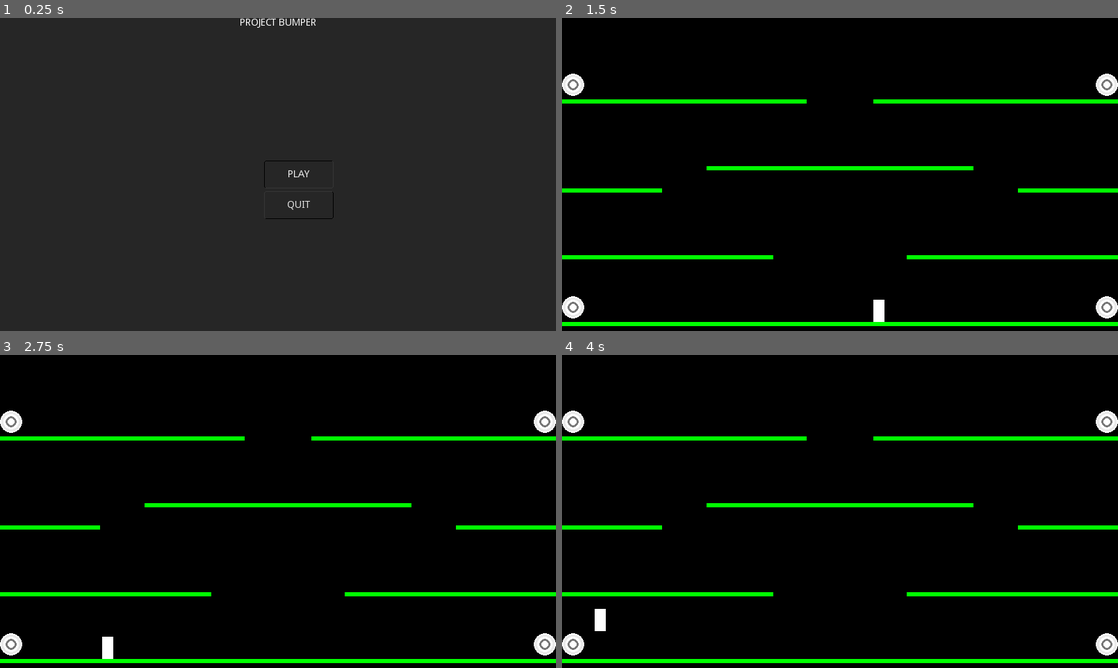
Above: before the commit, frames 1-4 (two rows, left to right).
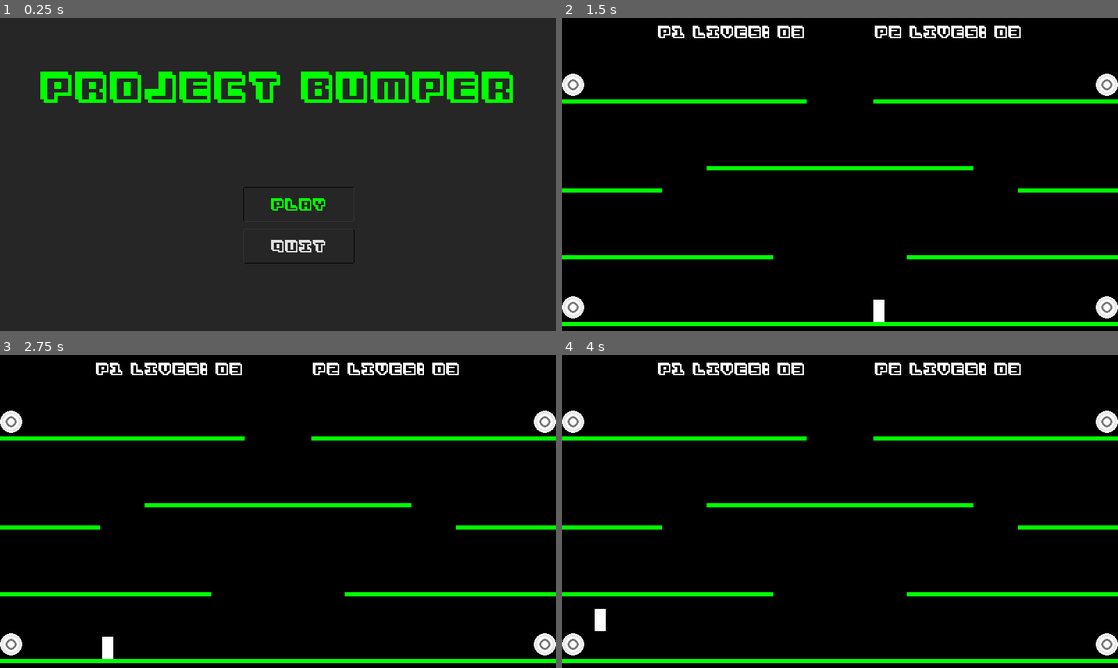
Above: after the commit, the same moments.

Repository: dawnwilson/project-one
Game: Godot game, scene res://Scenes/MainMenu.tscn
The game is run twice, just before and just after one commit, with the same random seed, the same clock (stepped at 60 frames per second) and the same inputs. Before the commit the project has no main scene; this scene is started directly in both runs.
Inputs:
- Up to frame 1 (0.25 s): no input
- Up to frame 2 (1.5 s): click "PLAY" at 0.5 s; tap Enter at 1.25 s; hold D (walk_right) from 1.28 s (still down)
- Up to frame 3 (2.75 s): keep holding D (walk_right); tap W (jump) at 1.52, 2.27 s
- Up to frame 4 (4 s): release D (walk_right) at 2.78 s; hold A (walk_left) 2.78-3.53 s; hold D (walk_right) from 3.53 s (still down); tap W (jump) at 3.77 s

The runs differ from the first frame. In frame 1, 5.4% of the frame differs, in the area x 7-93%, y 0-79%; in frame 2, 1.1%; in frame 3, 1.1%; in frame 4, 1.1%.

Commit message:
Add font and apply to buttons and labels. Create HUD.

Diff:
--- /dev/null
+++ b/Assets/3Dventure_32.tres
@@ -0,0 +1,7 @@
+[gd_resource type="DynamicFont" load_steps=2 format=2]
+
+[ext_resource path="res://Assets/3Dventure.ttf" type="DynamicFontData" id=1]
+
+[resource]
+size = 32
+font_data = ExtResource( 1 )
--- /dev/null
+++ b/Assets/3Dventure_80.tres
@@ -0,0 +1,7 @@
+[gd_resource type="DynamicFont" load_steps=2 format=2]
+
+[ext_resource path="res://Assets/3Dventure.ttf" type="DynamicFontData" id=1]
+
+[resource]
+size = 80
+font_data = ExtResource( 1 )
--- a/Scenes/Game.tscn
+++ b/Scenes/Game.tscn
@@ -1,9 +1,10 @@
-[gd_scene load_steps=7 format=2]
+[gd_scene load_steps=8 format=2]
 
 [ext_resource path="res://Assets/floor.png" type="Texture" id=1]
 [ext_resource path="res://Assets/background.png" type="Texture" id=2]
 [ext_resource path="res://Scenes/Player.tscn" type="PackedScene" id=3]
 [ext_resource path="res://Assets/portal.png" type="Texture" id=4]
+[ext_resource path="res://Scenes/HUD.tscn" type="PackedScene" id=5]
 
 [sub_resource type="ConvexPolygonShape2D" id=1]
 points = PoolVector2Array( 16, 11, 0, 11, 0, 5, 16, 5 )
@@ -32,6 +33,8 @@
 0/z_index = 0
 
 [node name="Game" type="Node2D"]
+
+[node name="HUD" parent="." instance=ExtResource( 5 )]
 
 [node name="TextureRect" type="TextureRect" parent="."]
 anchor_right = 1.0
@@ -70,3 +73,5 @@
 
 [node name="Player" parent="." instance=ExtResource( 3 )]
 position = Vector2( 395, 324 )
+
+[node name="Enemies" type="Node2D" parent="."]
--- /dev/null
+++ b/Scenes/HUD.tscn
@@ -0,0 +1,40 @@
+[gd_scene load_steps=2 format=2]
+
+[ext_resource path="res://Assets/3Dventure_32.tres" type="DynamicFont" id=1]
+
+[node name="HUD" type="CanvasLayer"]
+
+[node name="HBoxContainer" type="HBoxContainer" parent="."]
+anchor_left = 0.5
+anchor_right = 0.5
+margin_left = -262.0
+margin_right = 262.0
+margin_bottom = 40.0
+custom_constants/separation = 100
+__meta__ = {
+"_edit_use_anchors_": false
+}
+
+[node name="Label" type="Label" parent="HBoxContainer"]
+margin_top = 5.0
+margin_right = 212.0
+margin_bottom = 35.0
+custom_fonts/font = ExtResource( 1 )
+text = "P1 Lives: 03"
+valign = 1
+__meta__ = {
+"_edit_use_anchors_": false
+}
+
+[node name="Label2" type="Label" parent="HBoxContainer"]
+margin_left = 312.0
+margin_top = 5.0
+margin_right = 524.0
+margin_bottom = 35.0
+custom_fonts/font = ExtResource( 1 )
+text = "P2 Lives: 03"
+align = 2
+valign = 1
+__meta__ = {
+"_edit_use_anchors_": false
+}
--- a/Scenes/MainMenu.tscn
+++ b/Scenes/MainMenu.tscn
@@ -1,7 +1,8 @@
-[gd_scene load_steps=3 format=2]
+[gd_scene load_steps=4 format=2]
 
 [ext_resource path="res://Scenes/PlayButton.tscn" type="PackedScene" id=1]
 [ext_resource path="res://Scenes/QuitButton.tscn" type="PackedScene" id=2]
+[ext_resource path="res://Assets/3Dventure_80.tres" type="DynamicFont" id=3]
 
 [node name="MainMenu" type="Control"]
 anchor_right = 1.0
@@ -21,26 +22,32 @@
 [node name="Title" type="Label" parent="."]
 anchor_left = 0.5
 anchor_right = 0.5
-margin_left = -55.0
-margin_right = 55.0
-margin_bottom = 14.0
+margin_left = -342.5
+margin_top = 62.0
+margin_right = 342.5
+margin_bottom = 137.0
+custom_colors/font_color = Color( 0, 1, 0, 1 )
+custom_fonts/font = ExtResource( 3 )
 text = "PROJECT BUMPER"
+align = 1
+valign = 1
 
 [node name="Menu" type="VBoxContainer" parent="."]
 anchor_left = 0.5
 anchor_top = 0.5
 anchor_right = 0.5
 anchor_bottom = 0.5
-margin_left = -20.0
-margin_top = -20.0
-margin_right = 20.0
-margin_bottom = 20.0
+margin_left = -50.0
+margin_top = 18.0
+margin_right = 50.0
+margin_bottom = 108.0
+custom_constants/separation = 10
 
 [node name="PlayButton" parent="Menu" instance=ExtResource( 1 )]
-margin_right = 100.0
-margin_bottom = 40.0
+margin_right = 160.0
+margin_bottom = 50.0
 
 [node name="QuitButton" parent="Menu" instance=ExtResource( 2 )]
-margin_top = 44.0
-margin_right = 100.0
-margin_bottom = 84.0
+margin_top = 60.0
+margin_right = 160.0
+margin_bottom = 110.0
--- a/Scenes/PlayButton.tscn
+++ b/Scenes/PlayButton.tscn
@@ -1,12 +1,16 @@
-[gd_scene load_steps=4 format=2]
+[gd_scene load_steps=5 format=2]
 
 [ext_resource path="res://Scripts/PlayButton.gd" type="Script" id=1]
 [ext_resource path="res://Assets/Button_Focus.tres" type="StyleBox" id=2]
 [ext_resource path="res://Assets/Button_Normal.tres" type="StyleBox" id=3]
+[ext_resource path="res://Assets/3Dventure_32.tres" type="DynamicFont" id=4]
 
 [node name="PlayButton" type="Button"]
 margin_right = 40.0
-rect_min_size = Vector2( 100, 40 )
+rect_min_size = Vector2( 160, 50 )
+custom_colors/font_color_focus = Color( 0, 1, 0, 1 )
+custom_colors/font_color_pressed = Color( 1, 0, 0, 1 )
+custom_fonts/font = ExtResource( 4 )
 custom_styles/hover = ExtResource( 2 )
 custom_styles/pressed = ExtResource( 2 )
 custom_styles/focus = ExtResource( 2 )
--- a/Scenes/QuitButton.tscn
+++ b/Scenes/QuitButton.tscn
@@ -1,14 +1,18 @@
-[gd_scene load_steps=4 format=2]
+[gd_scene load_steps=5 format=2]
 
 [ext_resource path="res://Scripts/QuitButton.gd" type="Script" id=1]
 [ext_resource path="res://Assets/Button_Focus.tres" type="StyleBox" id=2]
 [ext_resource path="res://Assets/Button_Normal.tres" type="StyleBox" id=3]
+[ext_resource path="res://Assets/3Dventure_32.tres" type="DynamicFont" id=4]
 
 [node name="QuitButton" type="Button"]
 margin_top = 4.0
 margin_right = 40.0
 margin_bottom = 4.0
-rect_min_size = Vector2( 100, 40 )
+rect_min_size = Vector2( 160, 50 )
+custom_colors/font_color_focus = Color( 0, 1, 0, 1 )
+custom_colors/font_color_pressed = Color( 1, 0, 0, 1 )
+custom_fonts/font = ExtResource( 4 )
 custom_styles/hover = ExtResource( 2 )
 custom_styles/pressed = ExtResource( 2 )
 custom_styles/focus = ExtResource( 2 )
--- a/project.godot
+++ b/project.godot
@@ -11,7 +11,12 @@
 [application]
 
 config/name="ProjectOne"
+run/main_scene="res://Scenes/MainMenu.tscn"
 config/icon="res://icon.png"
+
+[debug]
+
+settings/fps/force_fps=60
 
 [display]
 
Binary file added: Assets/3Dventure.ttf
